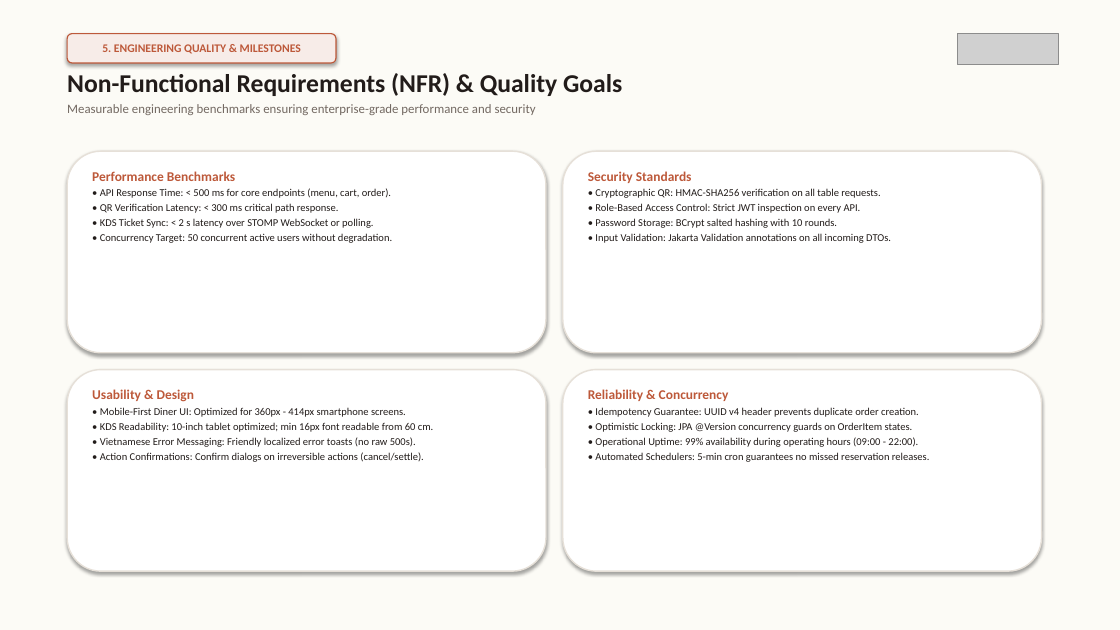
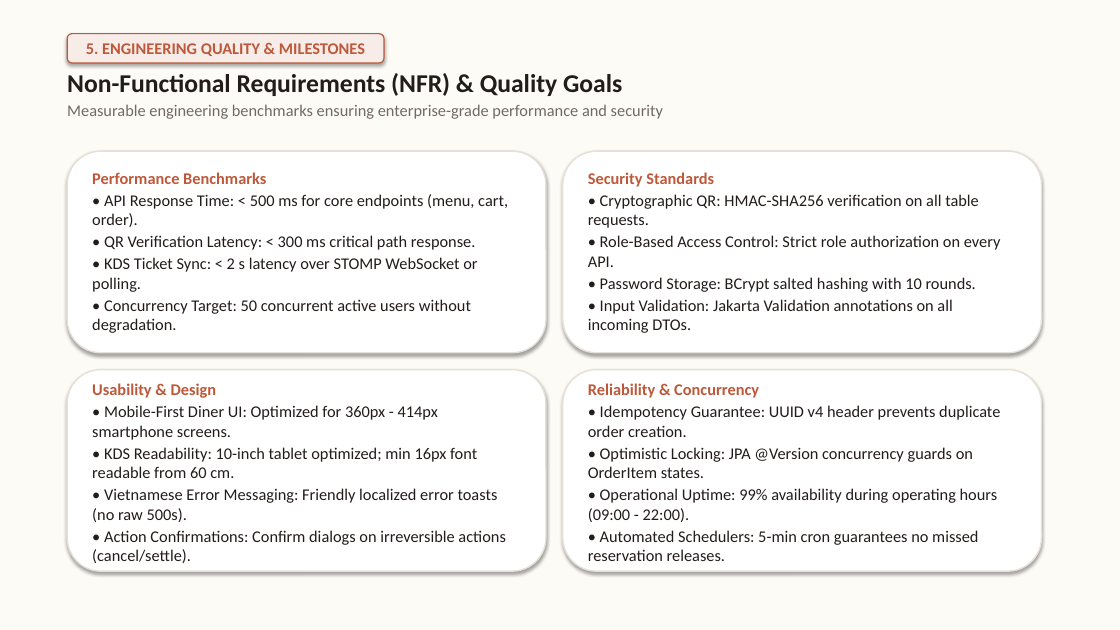
Before and after one commit to GROUP6-ROMS/Restaurant-Ordering-Management-System-ROMS, a slide deck: slide 15 of Documents/ROMS_Project_and_RDS_Overview.pptx. Drawn at 1120x630 pixels with LibreOffice and Linux fonts; fonts in the diff are those of the drawing; grey boxes stand for pictures. Boxes give left, top, right and bottom in pixels: in the first picture for what was removed or moved away, otherwise in the second. Text is boxed around its words. In the diff, an @@ line names an element or a change of style, - is before the commit and + after.

```diff
--- a/Documents/ROMS_Project_and_RDS_Overview.pptx
+++ b/Documents/ROMS_Project_and_RDS_Overview.pptx
@@ rounded rectangle "5. ENGINEERING QUALITY & MILESTONES": place and size @@
-rounded rectangle "5. ENGINEERING QUALITY & MILESTONES" at (67, 34, 336, 63)
+rounded rectangle "5. ENGINEERING QUALITY & MILESTONES" at (67, 34, 384, 63)
@@ rounded rectangle "5. ENGINEERING QUALITY & MILESTONES" at (67, 34, 384, 63): size 10 to 14 pt @@
@@ picture removed at (958, 34, 1059, 65) @@
@@ text at (67, 104, 663, 119): size 11 to 14 pt in "Measurable engineering benchmarks ensuring enterprise-grade  ..." @@
@@ text "Performance Benchmarks" at (92, 172, 508, 333): size 11.5 to 14 pt in "Performance Benchmarks"; size 9 to 14 pt @@
@@ text at (588, 172, 979, 333): size 11.5 to 14 pt in "Security Standards"; size 9 to 14 pt in "• Cryptographic QR: HMAC-SHA256 verification on all ...", "• Password Storage: BCrypt salted hashing with ...", "• Input Validation: Jakarta Validation annotations on ..." @@
@@ text at (588, 235, 1001, 267): text changed; size 9 to 14 pt @@
-• Role-Based Access Control: Strict JWT inspection on every API.
+• Role-Based Access Control: Strict role authorization on every API.
@@ text "Usability & Design" at (92, 383, 505, 563): size 11.5 to 14 pt in "Usability & Design"; size 9 to 14 pt @@
@@ text "Reliability & Concurrency" at (588, 383, 1000, 561): size 11.5 to 14 pt in "Reliability & Concurrency"; size 9 to 14 pt @@
```
Also in this commit, not shown: 16 other slides changed, 10 other files.
